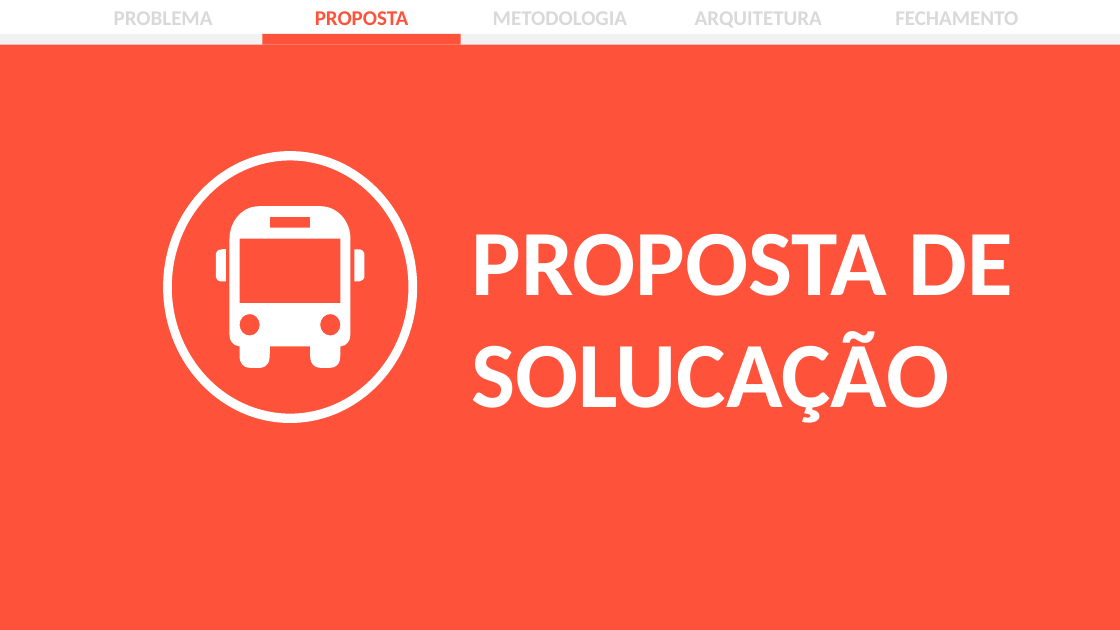
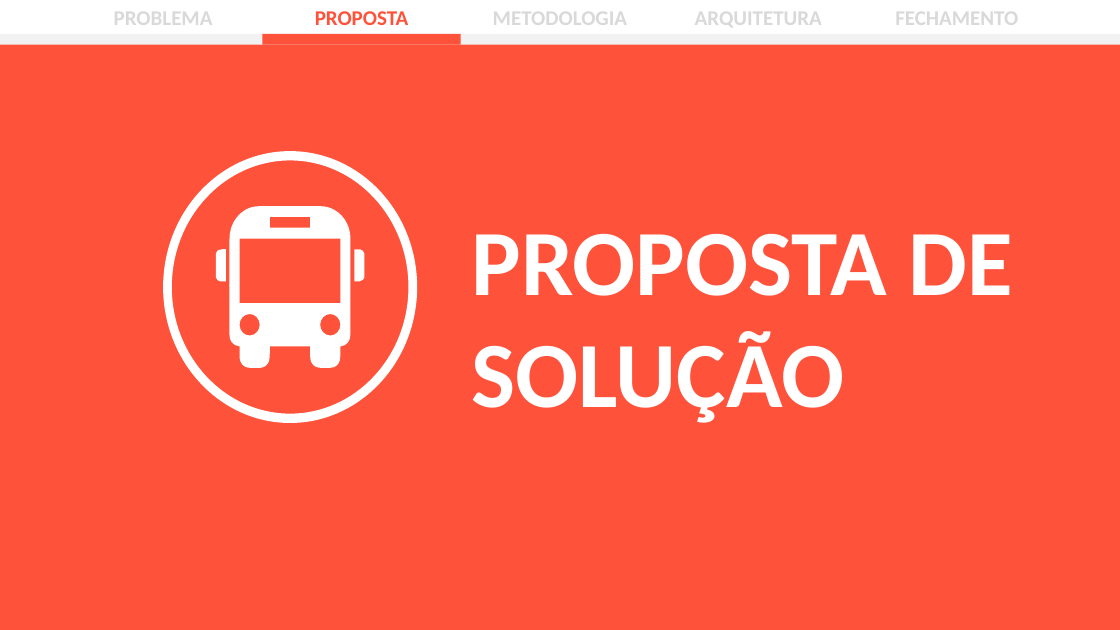
Before and after one commit to ICEI-PUC-Minas-PPLES-TI/plf-es-2022-2-ti1-7924100-mobilidade-urbana, a slide deck: slide 6 of docs/apresentacao/Apresentação - Sprint 4.pptx. Drawn at 1120x630 pixels with LibreOffice and Linux fonts; fonts in the diff are those of the drawing. Boxes give left, top, right and bottom in pixels: in the first picture for what was removed or moved away, otherwise in the second. Text is boxed around its words. In the diff, an @@ line names an element or a change of style, - is before the commit and + after.

```diff
--- a/docs/apresentacao/Apresentação - Sprint 4.pptx
+++ b/docs/apresentacao/Apresentação - Sprint 4.pptx
@@ text at box(472, 234, 1012, 423): text changed @@
-PROPOSTA DE SOLUCAÇÃO
+PROPOSTA DE SOLUÇÃO
```
Also in this commit, not shown: 4 other slides changed, 1 other file.
